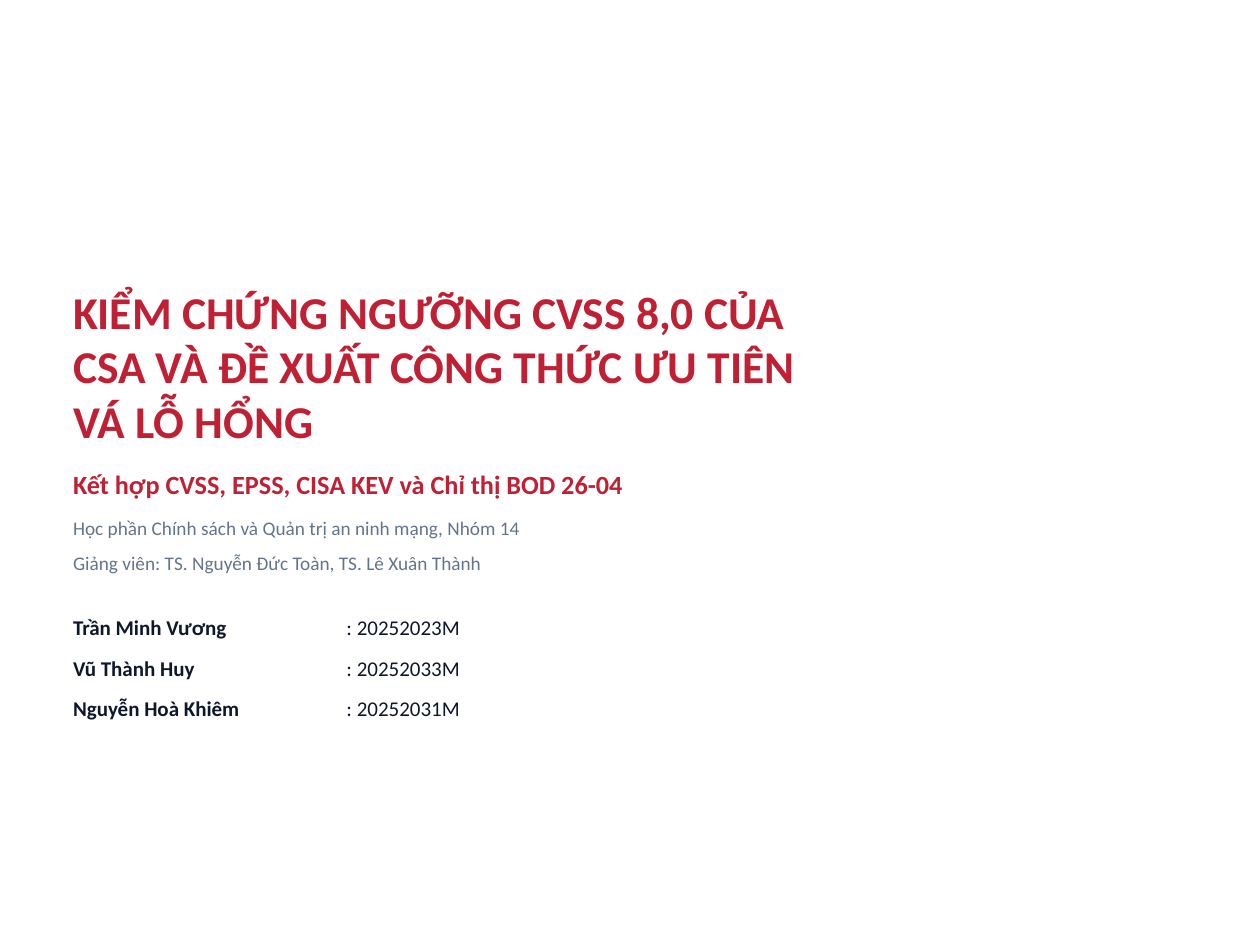
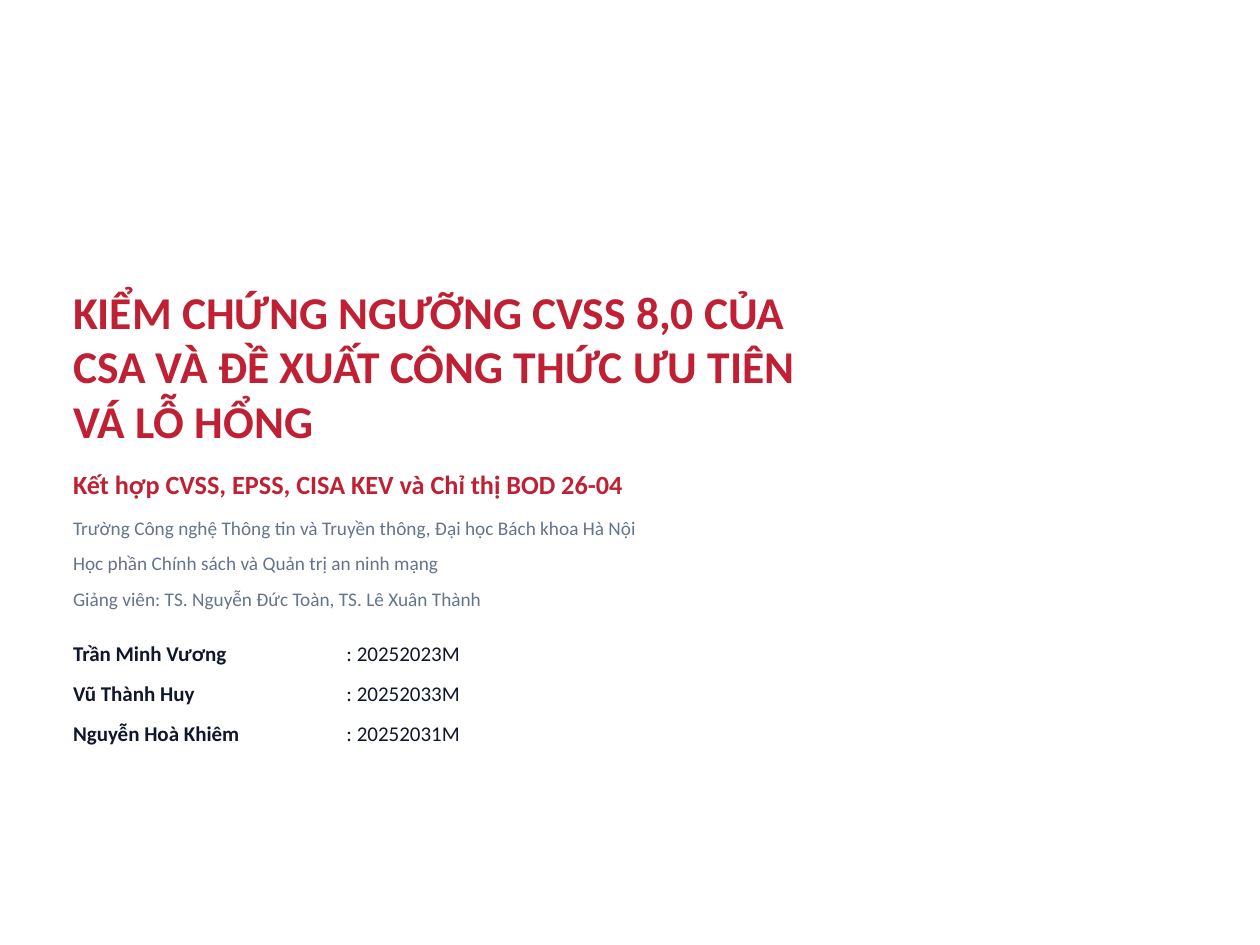
Before and after one commit to vuongtranminh/Cybersecurity-Policy-and-Governance, a slide deck: slide 1 of Slide/Slide_Nhom14.pptx. Drawn at 1260x945 pixels with LibreOffice and Linux fonts; fonts in the diff are those of the drawing; background and template pictures are left out. Boxes give left, top, right and bottom in pixels: in the first picture for what was removed or moved away, otherwise in the second. Text is boxed around its words. In the diff, an @@ line names an element or a change of style, - is before the commit and + after.

```diff
--- a/Slide/Slide_Nhom14.pptx
+++ b/Slide/Slide_Nhom14.pptx
@@ text added at bbox=[73, 520, 635, 539], 11 pt, text #64748B @@
+Trường Công nghệ Thông tin và Truyền thông, Đại học Bách khoa Hà Nội
@@ text at bbox=[73, 555, 438, 574]: text changed @@
-Học phần Chính sách và Quản trị an ninh mạng, Nhóm 14
+Học phần Chính sách và Quản trị an ninh mạng
@@ text "Giảng viên: TS. Nguyễn Đức ...": place and size @@
-text "Giảng viên: TS. Nguyễn Đức ..." at bbox=[73, 555, 481, 574]
+text "Giảng viên: TS. Nguyễn Đức ..." at bbox=[73, 590, 481, 610]
@@ 6 texts: place and size @@
-6 texts at bbox=[73, 619, 460, 720]
+6 texts at bbox=[73, 645, 460, 745]
```
Also in this commit, not shown: 12 other slides changed, 3 slides added, 3 slides removed, 1 other file.
